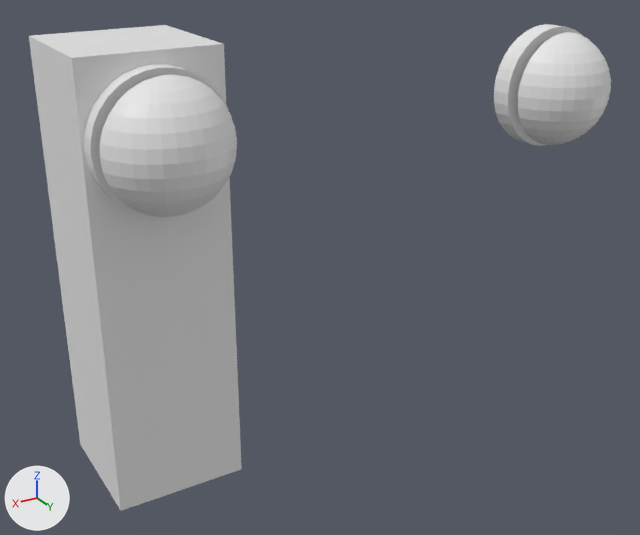
The Blender file Models/SpawnerProtV2.0.blend: old version first, new version second.
Both versions are drawn from a 50 mm camera at (2.5, 3.52, 2.56) aimed at (0.44, 0.09, 0.85). Arrows for +X, +Y and +Z are at lower left; the lights stay in place.
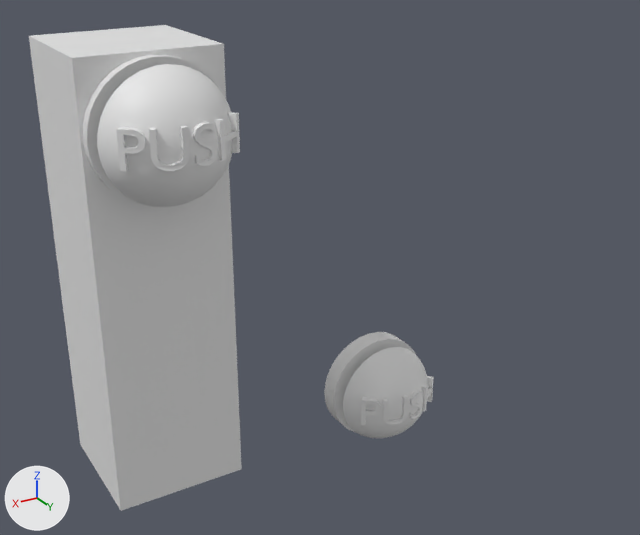
The edits, one by one:
me_sphere_003 is used by ob_sphere_001; location (1.304, 0.366, 1.657); scale (0.28, 0.28, 0.28).
me_sphere_003 had 209 vertices, 185 faces and spanned x -0.97..0.97, y 0.22..1.0, z -0.97..0.97.
me_sphere_003 now has 1281 vertices, 977 faces and spans x -0.97..0.97, y 0.22..1.03, z -0.97..0.97.
me_sphere_003 part 1: 1072 vertices added at x -0.85..0.85, y 0.54..1.03, z -0.22..0.33.
me_sphere_003 part 2: 185 kept faces spanning x -0.97..0.97, y 0.22..1.0, z -0.97..0.97 are now shaded smooth.
Object 'Sphere.001' (ob_sphere_001) moves from (1.304, 0.366, 1.657) to (1.305, 0.355, 1.694).
Object 'Cylinder.001' (ob_cylinder_001) moves from (1.304, 0.327, 1.659) to (1.305, 0.301, 1.696).
Object 'Sphere.003' (ob_sphere_003) moves from (-0.717, 0.366, 1.657) to (0.007, 0.001, -0.007).
Object 'Cylinder.004' (ob_cylinder_004) moves from (-0.717, 0.327, 1.659) to (0.007, -0.053, -0.005).

Boxes [x1, y1, x2, y2] around the edits, measured in the pictures (640 x 535 px):
'Sphere.001', reshaped, moved: before [100, 75, 237, 217]; after [97, 64, 240, 207]
'Sphere.003', moved: before [518, 32, 611, 145]; after [343, 347, 434, 438]
'Cylinder.004', moved: before [494, 24, 583, 146]; after [324, 332, 415, 432]
'Cylinder.001', moved: before [84, 64, 228, 217]; after [83, 54, 219, 205]
part 1 of me_sphere_003, added: after [116, 112, 240, 171]
part 2 of me_sphere_003, shading changed: before [100, 75, 237, 217]; after [97, 64, 232, 207]
